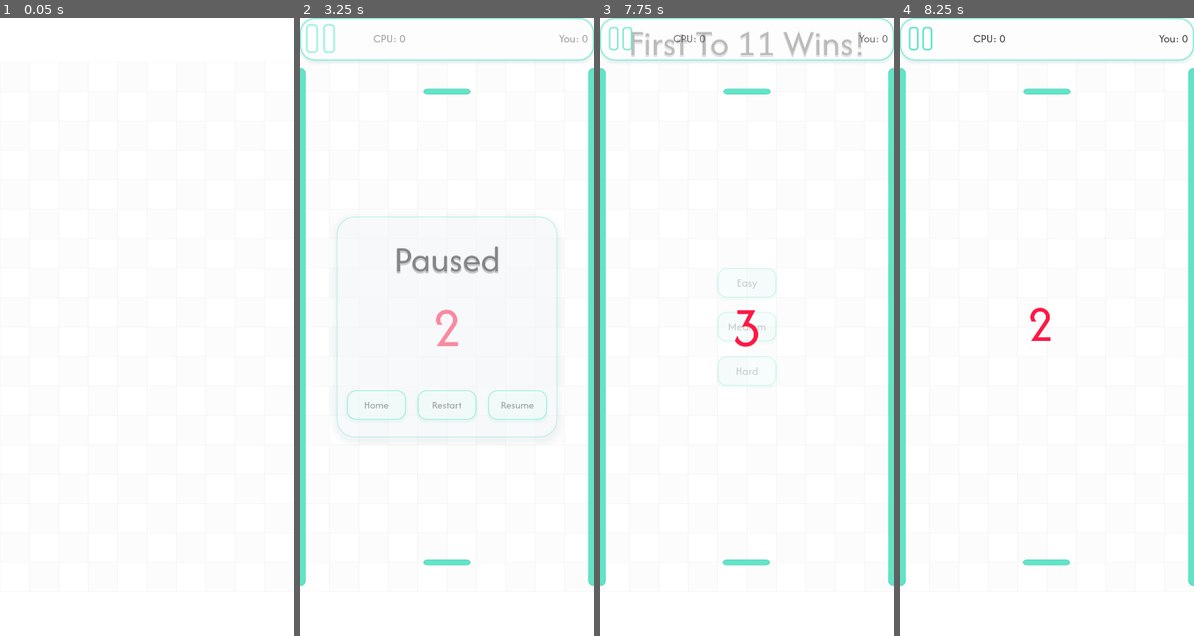
Above: before the commit, frames 1-4 (left to right).
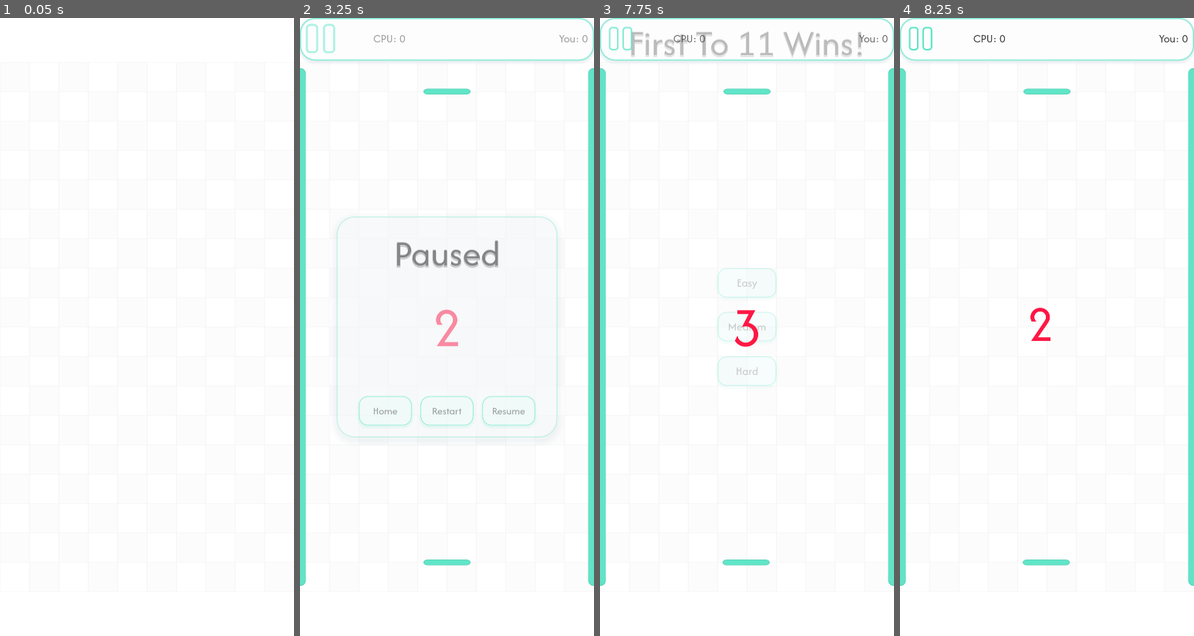
Above: after the commit, the same moments.

Repository: Muneeb1195/paddle-up
Game: Godot game, scene res://Scenes/Main_Menu_UI/main_menu_ui.tscn
Same seed, same stepped clock (60 frames per second), same inputs: the game is played once before the commit and once after it.
Inputs (mouse positions are in pixels of both pictures, inside the frame that each line leads up to):
- Up to frame 1 (0.05 s): no input
- Up to frame 2 (3.25 s): click (447, 413) at 0.5 s; click (391, 271) at 1.25 s; click "Easy" at 2 s; click (320, 36) at 2.75 s
- Up to frame 3 (7.75 s): click "Restart" at 3.5 s; click "Easy" at 4.25 s; move the mouse to (811, 296) at 5.02 s; press the mouse at (811, 296) at 5.03 s; release the mouse at (811, 296) at 5.75 s; tap Enter at 5.75 s; drag from (688, 357) to (747, 48) at 5.77 s; move the mouse to (776, 191) at 6.52 s; press the mouse at (776, 191) at 6.53 s; release the mouse at (776, 191) at 7.25 s; tap Space at 7.25 s; drag from (732, 450) to (747, 605) at 7.27 s
- Up to frame 4 (8.25 s): move the mouse to (1135, 419) at 8.02 s; press the mouse at (1135, 419) at 8.03 s

Frame 1 is identical in both runs. In frame 2, 1.6% of the frame differs, in the area x 16-84%, y 36-66%; in frame 3, less than 0.1%; in frame 4, less than 0.1%.

Commit message:
v1.7.2: physics/input hardening, UI fixes, brick save/lose fixes, CI build

Diff:
--- a/Scenes/End_Screen/end_screen.tscn
+++ b/Scenes/End_Screen/end_screen.tscn
@@ -51,7 +51,7 @@
 
 [node name="HBoxContainer" parent="Panel/MarginContainer" index="3"]
 size_flags_horizontal = 4
-theme_override_constants/separation = 180
+theme_override_constants/separation = 60
 
 [node name="HomeButton" type="Button" parent="Panel/MarginContainer/HBoxContainer" index="0"]
 custom_minimum_size = Vector2(200, 100)
--- a/Scenes/Options_Menu/options_menu.tscn
+++ b/Scenes/Options_Menu/options_menu.tscn
@@ -23,10 +23,10 @@
 anchor_top = 0.5
 anchor_right = 0.5
 anchor_bottom = 0.5
-offset_left = -192.0
-offset_top = -192.0
-offset_right = 192.0
-offset_bottom = 192.0
+offset_left = -375.0
+offset_top = -375.0
+offset_right = 375.0
+offset_bottom = 375.0
 grow_horizontal = 2
 grow_vertical = 2
 theme_override_styles/panel = ExtResource("1_hm6qb")
@@ -48,7 +48,7 @@
 [node name="HBoxContainer" type="HBoxContainer" parent="Panel/MarginContainer"]
 layout_mode = 2
 alignment = 1
-theme_override_constants/separation = 40
+theme_override_constants/separation = 30
 size_flags_vertical = 8
 
 [node name="BackButton" type="Button" parent="Panel/MarginContainer/HBoxContainer"]
--- a/Scenes/Pause_Menu/pause_menu.tscn
+++ b/Scenes/Pause_Menu/pause_menu.tscn
@@ -16,10 +16,10 @@
 script = ExtResource("2_1qmkm")
 
 [node name="MarginContainer" parent="Panel" index="0"]
-theme_override_constants/margin_left = 60
-theme_override_constants/margin_top = 60
-theme_override_constants/margin_right = 60
-theme_override_constants/margin_bottom = 60
+theme_override_constants/margin_left = 40
+theme_override_constants/margin_top = 40
+theme_override_constants/margin_right = 40
+theme_override_constants/margin_bottom = 40
 
 [node name="Label" type="Label" parent="Panel/MarginContainer" index="0"]
 layout_mode = 2
@@ -33,7 +33,7 @@
 
 [node name="Home" type="Button" parent="Panel/MarginContainer/HBoxContainer" index="0"]
 process_mode = 3
-custom_minimum_size = Vector2(200, 100)
+custom_minimum_size = Vector2(180, 100)
 layout_mode = 2
 size_flags_horizontal = 4
 size_flags_vertical = 4
@@ -47,7 +47,7 @@
 
 [node name="Restart" type="Button" parent="Panel/MarginContainer/HBoxContainer" index="1"]
 process_mode = 3
-custom_minimum_size = Vector2(200, 100)
+custom_minimum_size = Vector2(180, 100)
 layout_mode = 2
 size_flags_horizontal = 4
 size_flags_vertical = 4
@@ -60,6 +60,7 @@
 text = "Restart"
 
 [node name="BackButton" parent="Panel/MarginContainer/HBoxContainer" index="2"]
+custom_minimum_size = Vector2(180, 100)
 theme_override_font_sizes/font_size = 36
 text = "Resume"
 
--- a/Scripts/Entities/ball.gd
+++ b/Scripts/Entities/ball.gd
@@ -9,6 +9,10 @@
 	collision_info = move_and_collide(velocity * delta)
 	if collision_info:
 		Input.vibrate_handheld(5, 0.3)
+		_on_collided()
+
+func _on_collided() -> void:
+	pass
 
 func _move() -> void:
 	direction = (direction.bounce(collision_info.get_normal())).normalized()
--- a/Scripts/Entities/ball_bb_classic.gd
+++ b/Scripts/Entities/ball_bb_classic.gd
@@ -3,6 +3,10 @@
 class_name BallBbClassic
 
 signal bb_classic_next_level
+signal brick_hit(body: StaticBody2D)
+
+@export var player_ref : Player
+@export var level_ref : LevelBbClassic
 
 var level : LevelBbClassic
 var _last_collider_id : int = 0
@@ -17,19 +21,32 @@
 
 func _ready() -> void:
 	super._ready()
-	player = get_tree().get_first_node_in_group(GameConfig.GROUP_PLAYER)
-	level = get_tree().get_first_node_in_group(GameConfig.GROUP_LEVEL_BB_CLASSIC)
+	_resolve_refs()
 	original_position.y = global_position.y
 
-func _process(_delta: float) -> void:
-	_bb_classic_mode()
+func _resolve_refs() -> void:
+	if player_ref == null:
+		player_ref = get_tree().get_first_node_in_group(GameConfig.GROUP_PLAYER) as Player
+	if level_ref == null:
+		level_ref = get_tree().get_first_node_in_group(GameConfig.GROUP_LEVEL_BB_CLASSIC) as LevelBbClassic
+	player = player_ref
+	level = level_ref
+
+func _physics_process(delta: float) -> void:
+	super._physics_process(delta)
+	if is_instance_valid(player):
+		original_position.x = player.position.x
+	if collision_info == null:
+		_last_collider_id = 0
 
 func _set_direction_move(aim_direction : Vector2) -> void:
 	direction = aim_direction.normalized()
 	velocity = direction * speed
 
+func _on_collided() -> void:
+	_bb_classic_mode()
+
 func _bb_classic_mode() -> void:
-	original_position.x = player.position.x
 	if collision_info:
 		var collider : Node2D = collision_info.get_collider() as Node2D
 		if collider == null:
@@ -50,4 +67,6 @@
 	if collision_info.get_collider() is StaticBody2D:
 		var body : StaticBody2D = collision_info.get_collider()
 		if body.is_in_group(GameConfig.GROUP_BRICK):
-			level._reduce_block_hp(body)
+			brick_hit.emit(body)
+			if brick_hit.get_connections().is_empty() and level != null:
+				level._reduce_block_hp(body)
--- a/Scripts/Entities/ball_pong.gd
+++ b/Scripts/Entities/ball_pong.gd
@@ -3,6 +3,9 @@
 class_name BallPong
 
 signal pong_rally_hit
+
+@export var player_ref : Player
+@export var enemy_ref : CPU
 
 var predicted_x_position : float
 var _last_collider_id : int = 0
@@ -10,9 +13,15 @@
 func _ready() -> void:
 	super._ready()
 	original_position = global_position
+	if player_ref == null:
+		player_ref = get_tree().get_first_node_in_group(GameConfig.GROUP_PLAYER) as Player
+	if enemy_ref == null:
+		enemy_ref = get_tree().get_first_node_in_group(GameConfig.GROUP_CPU) as CPU
 
-func _process(_delta: float) -> void:
-	_pong_mode()
+func _physics_process(delta: float) -> void:
+	super._physics_process(delta)
+	if collision_info == null:
+		_last_collider_id = 0
 
 func _pong_start(serve_up : bool = false) -> void:
 	var spread : float = deg_to_rad(45.0)
@@ -25,8 +34,11 @@
 		direction.x = sign(direction.x) * sqrt(maxf(0.0, 1.0 - direction.y * direction.y))
 		direction = direction.normalized()
 	velocity = direction * speed
-	player = get_tree().get_first_node_in_group(GameConfig.GROUP_PLAYER)
+	player = player_ref if player_ref != null else get_tree().get_first_node_in_group(GameConfig.GROUP_PLAYER) as Player
 	predicted_x_position = global_position.x
+
+func _on_collided() -> void:
+	_pong_mode()
 
 func _pong_mode() -> void:
 	if collision_info:
@@ -45,7 +57,7 @@
 		_last_collider_id = 0
 
 func _trigger_cpu_reaction() -> void:
-	var enemy : CPU = get_tree().get_first_node_in_group(GameConfig.GROUP_CPU) as CPU
+	var enemy : CPU = enemy_ref if enemy_ref != null else get_tree().get_first_node_in_group(GameConfig.GROUP_CPU) as CPU
 	if enemy:
 		enemy.trigger_reaction_delay()
 
--- a/Scripts/Entities/balls_bb.gd
+++ b/Scripts/Entities/balls_bb.gd
@@ -3,8 +3,13 @@
 class_name BallsBb
 
 @onready var timer: Timer = $"../BallSpawnTimer"
-@onready var bb_mod_player: BbModPlayer = get_tree().get_first_node_in_group(GameConfig.GROUP_BB_MOD_PLAYER)
-@onready var level : LevelBbModern = get_tree().get_first_node_in_group(GameConfig.GROUP_LEVEL_BB_MODERN)
+@export var bb_mod_player_ref : BbModPlayer
+@export var level_ref : LevelBbModern
+@onready var bb_mod_player: BbModPlayer = bb_mod_player_ref if bb_mod_player_ref != null else get_tree().get_first_node_in_group(GameConfig.GROUP_BB_MOD_PLAYER) as BbModPlayer
+@onready var level : LevelBbModern = level_ref if level_ref != null else get_tree().get_first_node_in_group(GameConfig.GROUP_LEVEL_BB_MODERN) as LevelBbModern
+
+signal brick_hit(body: StaticBody2D)
+signal spawn_finished(pad_x: int)
 
 var global : Globals = Global
 @onready var audio_manager : Audio = AudioManager
@@ -69,6 +74,10 @@
 	_multimesh = mm
 
 func _physics_process(delta: float) -> void:
+	if _active_count == 0:
+		if _multimesh != null:
+			_multimesh.visible_instance_count = 0
+		return
 	var i : int = _active_count - 1
 	while i >= 0:
 		if ball_states[i] == BB_STATES.Move:
@@ -88,7 +97,9 @@
 					ball_masks[i] = 0
 					break
 				if body.is_in_group(GameConfig.GROUP_BRICK):
-					level._reduce_block_hp(body)
+					brick_hit.emit(body as StaticBody2D)
+					if brick_hit.get_connections().is_empty() and level != null:
+						level._reduce_block_hp(body)
 				ball_velocities[i] = ball_velocities[i].bounce(collision.get_normal())
 				var traveled : float = collision.get_travel().length()
 				if traveled <= 0.0:
@@ -131,7 +142,9 @@
 		i -= 1
 	_update_multimesh()
 	if move_paddle and got_pad_pos:
-		bb_mod_player._move_paddle(new_pad_x_pos)
+		spawn_finished.emit(new_pad_x_pos)
+		if spawn_finished.get_connections().is_empty() and bb_mod_player != null:
+			bb_mod_player._move_paddle(new_pad_x_pos)
 		move_paddle = false
 		got_pad_pos = false
 
@@ -157,12 +170,21 @@
 
 func _make_balls(num_of_balls: int, pos : Vector2, dir : Vector2) -> void:
 	audio_manager.ball_spawn.play()
+	_ensure_capacity(_active_count + num_of_balls)
 	_balls_to_spawn = num_of_balls
 	_spawn_pos = pos
 	_spawn_dir = dir
 	_spawn_index = 0
 	get_pad_pos = true
 	_spawn_next_ball()
+
+func _ensure_capacity(capacity: int) -> void:
+	var target : int = mini(capacity, MAX_POOL)
+	while ball_positions.size() < target:
+		ball_positions.append(Vector2.ZERO)
+		ball_velocities.append(Vector2.ZERO)
+		ball_masks.append(GameConfig.MASK_ALL)
+		ball_states.append(BB_STATES.Move)
 
 func _on_spawn_timer_timeout() -> void:
 	_spawn_next_ball()
@@ -195,6 +217,8 @@
 	return _active_count
 
 func retrieve_all_balls() -> void:
+	if bb_mod_player == null or not is_instance_valid(bb_mod_player):
+		return
 	for i : int in _active_count:
 		ball_masks[i] = 0
 		ball_states[i] = BB_STATES.Stop
--- a/Scripts/Entities/cpu.gd
+++ b/Scripts/Entities/cpu.gd
@@ -5,7 +5,8 @@
 var acceleration : float
 @export_range(1,20,1) var deceleration : float
 
-@onready var ball : BallPong = get_tree().get_first_node_in_group(GameConfig.GROUP_BALL)
+@export var ball_ref : BallPong
+@onready var ball : BallPong = ball_ref if ball_ref != null else get_tree().get_first_node_in_group(GameConfig.GROUP_BALL) as BallPong
 
 var min_speed : float = 0.0
 var y_dist : float
@@ -21,6 +22,8 @@
 
 
 func _process(delta: float) -> void:
+	if not is_instance_valid(ball):
+		return
 	_jitter_timer += delta
 	_jitter_offset = sin(_jitter_timer * 3.0) * jitter_amplitude
 
--- a/Scripts/Entities/player.gd
+++ b/Scripts/Entities/player.gd
@@ -4,6 +4,14 @@
 
 @export var wall_position : Vector2 = Vector2(100,900)
 
-func _process(delta: float) -> void:
-	if Input.is_action_pressed(&"HoldnShoot") and get_global_mouse_position().y > global_position.y - 100:
+var _dragging : bool = false
+
+func _input(event: InputEvent) -> void:
+	if event.is_action_pressed(&"HoldnShoot"):
+		_dragging = true
+	elif event.is_action_released(&"HoldnShoot"):
+		_dragging = false
+
+func _physics_process(delta: float) -> void:
+	if _dragging and get_global_mouse_position().y > global_position.y - 100:
 		global_position.x = lerpf(global_position.x,clampf(get_global_mouse_position().x,wall_position.x,wall_position.y),10 * delta)
--- a/Scripts/Entities/table.gd
+++ b/Scripts/Entities/table.gd
@@ -3,12 +3,20 @@
 class_name PongTable
 
 @onready var wall: TileMapLayer = $Wall
-@onready var level_pong : LevelPong = get_tree().get_first_node_in_group(GameConfig.GROUP_LEVEL_PONG)
+@export var level_ref : LevelPong
+@onready var level_pong : LevelPong = level_ref if level_ref != null else get_tree().get_first_node_in_group(GameConfig.GROUP_LEVEL_PONG) as LevelPong
+
+signal player_point
+signal enemy_point
 
 
 func _on_player_point_body_entered(_body: Ball) -> void:
-	level_pong._increase_player_point()
+	player_point.emit()
+	if player_point.get_connections().is_empty() and level_pong != null:
+		level_pong._increase_player_point()
 
 
 func _on_enemy_point_body_entered(_body: Ball) -> void:
-	level_pong._increase_cpu_point()
+	enemy_point.emit()
+	if enemy_point.get_connections().is_empty() and level_pong != null:
+		level_pong._increase_cpu_point()
--- a/Scripts/Levels/level_bb.gd
+++ b/Scripts/Levels/level_bb.gd
@@ -58,16 +58,30 @@
 	block_y_pos_array.sort()
 	_rebuild_index_map()
 
+func _lowest_brick_y() -> float:
+	var lowest : float = -INF
+	for brick : StaticBody2D in block_array:
+		if is_instance_valid(brick):
+			lowest = maxf(lowest, brick.position.y)
+	return lowest
+
+func _snap_bricks_to_grid() -> void:
+	var origin_x : float = GameConfig.BLOCK_START_POS.x
+	var grid : float = float(GameConfig.GRID_SIZE)
+	for brick : StaticBody2D in block_array:
+		if is_instance_valid(brick):
+			brick.position = Vector2(
+				origin_x + roundf((brick.position.x - origin_x) / grid) * grid,
+				roundf(brick.position.y / grid) * grid
+			)
+	_sort_blocks()
+
 func _create_block_row() -> void:
 	for coloums : int in GameConfig.MAX_COLUMNS:
 		var type : int = randi() % 4
 		if not type == 3:
 			var new_block : StaticBody2D = block_type[type].instantiate()
 			new_block.position = new_block_pos
-			block_hp_array.push_back(block_hp)
-			block_array.push_back(new_block)
-			block_index_map[new_block.get_instance_id()] = block_array.size() - 1
-			blocks_node.add_child(new_block)
 			var sprite : Sprite2D = new_block.get_child(0)
 			var label : Label = new_block.get_child(1)
 			sprite.modulate = global._choose_color()
@@ -85,6 +99,10 @@
 						label.vertical_alignment = VERTICAL_ALIGNMENT_TOP
 					270.0:
 						label.horizontal_alignment = HORIZONTAL_ALIGNMENT_CENTER
+			block_hp_array.push_back(block_hp)
+			block_array.push_back(new_block)
+			block_index_map[new_block.get_instance_id()] = block_array.size() - 1
+			blocks_node.add_child(new_block)
 		new_block_pos.x += GameConfig.GRID_SIZE
 
 func _move_old_blocks() -> Tween:
@@ -99,9 +117,8 @@
 		var target_y : float = brick.position.y
 		brick.position.y -= GameConfig.GRID_SIZE
 		brick.modulate.a = 0.0
-		var spawn_tween : Tween = create_tween().set_parallel(true)
-		spawn_tween.tween_property(brick, "position:y", target_y, 0.15)
-		spawn_tween.tween_property(brick, "modulate:a", 1.0, 0.15)
+		tween.tween_property(brick, "position:y", target_y, 0.15)
+		tween.tween_property(brick, "modulate:a", 1.0, 0.15)
 	return tween
 
 func _add_new_block_row() -> void:
@@ -122,10 +139,9 @@
 		block_array.remove_at(array_pos)
 		block_hp_array.remove_at(array_pos)
 		block_index_map.erase(block.get_instance_id())
+		_sort_blocks()
 		_shake_blocks()
 		_play_break_effect.call_deferred(block)
-		for idx : int in range(array_pos, block_array.size()):
-			block_index_map[block_array[idx].get_instance_id()] = idx
 
 func _play_break_effect(block : StaticBody2D) -> void:
 	block.collision_layer = 0
@@ -174,10 +190,6 @@
 	for brick_data : Dictionary in data:
 		var block_scene : PackedScene = load(brick_data["filename"])
 		var block : StaticBody2D = block_scene.instantiate()
-		block_array.push_back(block)
-		block_hp_array.push_back(brick_data["hp"])
-		block_y_pos_array.push_back(brick_data["pos_y"])
-		blocks_node.add_child(block)
 		var sprite : Sprite2D = block.get_child(0)
 		var label : Label = block.get_child(1)
 		block.position = Vector2(brick_data["pos_x"], brick_data["pos_y"])
@@ -197,4 +209,9 @@
 				270.0:
 					label.horizontal_alignment = HORIZONTAL_ALIGNMENT_CENTER
 		sprite.modulate = global._choose_color()
-	_sort_blocks()
+		block_array.push_back(block)
+		block_hp_array.push_back(brick_data["hp"])
+		block_y_pos_array.push_back(brick_data["pos_y"])
+		blocks_node.add_child(block)
+	_sort_blocks()
+	_snap_bricks_to_grid()
--- a/Scripts/Levels/level_bb_classic.gd
+++ b/Scripts/Levels/level_bb_classic.gd
@@ -7,6 +7,7 @@
 @onready var ball: BallBbClassic = $Ball
 @onready var bb_classic_in_game_ui: BBClassicInGameUi = $BBClassicInGameUI
 
+var _level_transitioning : bool = false
 var _level : int = 1
 var level : int :
 	get :
@@ -33,6 +34,7 @@
 			ball.queue_free()
 
 func _ready() -> void:
+	ball.brick_hit.connect(_reduce_block_hp)
 	if save_manager.bb_clas_dict:
 		_load()
 	else:
@@ -57,22 +59,25 @@
 	ball._set_direction_move(trajectory_line.get_forward_direction())
 	ball_launched = true
 	trajectory_line.hide()
-	player.set_process(true)
+	player.set_physics_process(true)
+	player.set_process_input(true)
 
 func _limit_shooting_angle() -> void:
 	if trajectory_line.is_aim_valid() and not trajectory_line.visible:
 		trajectory_line.show()
-		player.set_process(false)
+		player.set_physics_process(false)
+		player.set_process_input(false)
 	elif not trajectory_line.is_aim_valid() and trajectory_line.visible:
 		trajectory_line.hide()
-		player.set_process(true)
+		player.set_physics_process(true)
+		player.set_process_input(true)
 
 func _reset() -> void:
 	if lives > 0:
 		await get_tree().create_timer(1.0).timeout
 		if not is_instance_valid(ball):
 			return
-		ball.set_process(true)
+		ball.set_physics_process(true)
 		ball_launched = false
 		ball.show()
 
@@ -102,15 +107,21 @@
 	player.position.x = stats_dict["paddle_pos_x"]
 
 func _on_ball_bb_classic_next_level() -> void:
+	if _level_transitioning:
+		return
+	_level_transitioning = true
 	level += GameConfig.SCORE_INCREMENT
-	if not block_y_pos_array.is_empty() and block_y_pos_array.back() >= GameConfig.LOSE_ROW_Y - GameConfig.GRID_SIZE:
+	if _lowest_brick_y() >= GameConfig.LOSE_ROW_Y - GameConfig.GRID_SIZE:
+		_level_transitioning = false
 		bb_classic_in_game_ui._on_lose()
 		return
-	var tween : Tween = _move_old_blocks()
+	_move_old_blocks()
+	await get_tree().create_timer(0.2).timeout
+	_snap_bricks_to_grid()
 	if level % 10 == 0:
 			lives += 1
-			await tween.finished
 			_save()
+	_level_transitioning = false
 
 func _on_floor_body_entered(body: Node2D) -> void:
 	if body is Ball:
@@ -118,7 +129,7 @@
 		if not is_instance_valid(ball):
 			return
 		ball.hide()
-		ball.set_process(false)
+		ball.set_physics_process(false)
 		ball.velocity = Vector2.ZERO
 		ball.global_position = ball.original_position
 		_reset()
--- a/Scripts/Levels/level_bb_modern.gd
+++ b/Scripts/Levels/level_bb_modern.gd
@@ -34,6 +34,8 @@
 var _last_displayed_second : int = -1
 
 func _ready() -> void:
+	balls.brick_hit.connect(_reduce_block_hp)
+	balls.spawn_finished.connect(_on_balls_spawn_finished)
 	if save_manager.bb_mod_dict.has("bb_mod_stats") and save_manager.bb_mod_dict.has("bb_mod_bricks"):
 		_load()
 	else:
@@ -85,17 +87,18 @@
 			bb_modern_in_game_ui.retrieve_balls.scale = Vector2.ONE
 	if level_timer.time_left:
 		level_timer.stop()
-	if not block_y_pos_array.is_empty() and block_y_pos_array.back() >= GameConfig.LOSE_ROW_Y - GameConfig.GRID_SIZE:
+	if _lowest_brick_y() >= GameConfig.LOSE_ROW_Y - GameConfig.GRID_SIZE:
 		bb_modern_in_game_ui._on_lose()
 		save_manager.bb_mod_dict.clear()
 		save_manager.save_dict(SaveManager.GameKind.BB_MODERN, save_manager.bb_mod_dict)
 		_level_transitioning = false
 		return
-	var tween : Tween = _move_old_blocks()
+	_move_old_blocks()
 	level += GameConfig.SCORE_INCREMENT
 	num_of_balls += GameConfig.SCORE_INCREMENT
+	await get_tree().create_timer(0.2).timeout
+	_snap_bricks_to_grid()
 	if level % 10 == 0:
-		await tween.finished
 		_save()
 	_level_transitioning = false
 
@@ -125,6 +128,9 @@
 	bb_mod_player._move_paddle(stats_dict["paddle_pos_x"])
 
 
+func _on_balls_spawn_finished(pad_x: int) -> void:
+	bb_mod_player._move_paddle(pad_x)
+
 func _on_level_timer_timeout() -> void:
 	balls.set_speed_multiplier(1.25)
 	bb_modern_in_game_ui.retrieve_balls.disabled = false
--- a/Scripts/Levels/level_pong.gd
+++ b/Scripts/Levels/level_pong.gd
@@ -44,6 +44,8 @@
 	pong_in_game_ui.difficulty_menu.medium.pressed.connect(_on_medium_pressed)
 	pong_in_game_ui.difficulty_menu.hard.pressed.connect(_on_hard_pressed)
 	ball.pong_rally_hit.connect(_on_rally_hit)
+	pong_table.player_point.connect(_increase_player_point)
+	pong_table.enemy_point.connect(_increase_cpu_point)
 
 func _on_easy_pressed() -> void:
 	difficulty = DIFFICULTY.Easy
@@ -83,7 +85,7 @@
 func _start_countdown() -> void:
 	_countdown_active = true
 	ball.hide()
-	ball.set_process(false)
+	ball.set_physics_process(false)
 	ball.velocity = Vector2.ZERO
 	ball.global_position = ball.original_position
 	enemy.configure(int(difficulty), _rally_count)
@@ -98,7 +100,7 @@
 	_countdown_active = false
 
 	ball.show()
-	ball.set_process(true)
+	ball.set_physics_process(true)
 	ball.speed = ball_starting_speed
 	await get_tree().create_timer(GameConfig.SERVE_DELAY, false).timeout
 	ball._pong_start(randf() < 0.5)
@@ -118,7 +120,7 @@
 
 func _move_ball_back() -> void:
 	ball.hide()
-	ball.set_process(false)
+	ball.set_physics_process(false)
 	ball.velocity = Vector2.ZERO
 	ball.global_position = ball.original_position
 	_start_countdown()
--- a/Scripts/UI/bb_classic_in_game_ui.gd
+++ b/Scripts/UI/bb_classic_in_game_ui.gd
@@ -5,7 +5,8 @@
 @onready var score: Label = $MarginContainer/VBox/Score
 @onready var lives: Label = $MarginContainer/VBox/HBoxContainer/Lives
 @onready var ball_icon: TextureRect = $MarginContainer/VBox/HBoxContainer/BallIcon
-@onready var level_bb_classic : LevelBbClassic = get_tree().get_first_node_in_group(GameConfig.GROUP_LEVEL_BB_CLASSIC)
+@export var level_ref : LevelBbClassic
+@onready var level_bb_classic : LevelBbClassic = level_ref if level_ref != null else get_tree().get_first_node_in_group(GameConfig.GROUP_LEVEL_BB_CLASSIC) as LevelBbClassic
 @onready var line_edit: LineEdit = $LineEdit
 
 func _ready() -> void:
--- a/Scripts/UI/bb_modern_in_game_ui.gd
+++ b/Scripts/UI/bb_modern_in_game_ui.gd
@@ -4,7 +4,8 @@
 
 @onready var level: Label = $MarginContainer/VBox/Level
 @onready var time: Label = $MarginContainer/VBox/Time
-@onready var level_bb_modern : LevelBbModern = get_tree().get_first_node_in_group(GameConfig.GROUP_LEVEL_BB_MODERN)
+@export var level_ref : LevelBbModern
+@onready var level_bb_modern : LevelBbModern = level_ref if level_ref != null else get_tree().get_first_node_in_group(GameConfig.GROUP_LEVEL_BB_MODERN) as LevelBbModern
 @onready var line_edit: LineEdit = $LineEdit
 @onready var retrieve_balls: Button = $MarginContainer/RetrieveBalls
 
--- a/Scripts/UI/high_score.gd
+++ b/Scripts/UI/high_score.gd
@@ -13,6 +13,7 @@
 
 func _ready() -> void:
 	_shared_settings.font_size = 40
+	_shared_settings.font_color = Color(0.227451, 0.227451, 0.227451, 1)
 	pong.mouse_entered.connect(ButtonTweenHelper.hover_enter.bind(pong))
 	pong.mouse_exited.connect(ButtonTweenHelper.hover_exit.bind(pong))
 	brick_breaker.mouse_entered.connect(ButtonTweenHelper.hover_enter.bind(brick_breaker))
--- a/Scripts/UI/in_game_ui.gd
+++ b/Scripts/UI/in_game_ui.gd
@@ -18,6 +18,7 @@
 
 func _display_lose_screen() -> void:
 	var end_screen : EndScreen = end_screen_scene.instantiate()
+	end_screen.modulate.a = 0.0
 	end_screen.hide()
 	add_child(end_screen)
 	_tween_menu(end_screen,margin_container)
@@ -27,9 +28,10 @@
 func _on_pause_pressed() -> void:
 	if not find_child("LoseScreen",true,false) and not find_child("PauseMenu",true,false):
 		var pause_menu : PauseMenu = pause_menu_scene.instantiate()
+		pause_menu.modulate.a = 0.0
 		pause_menu.hide()
+		add_child(pause_menu)
 		_tween_menu(pause_menu,margin_container)
-		add_child(pause_menu)
 		pause_menu.resume.pressed.connect(_resume_game)
 		pause_menu.resume.pressed.connect(_tween_menu.bind(margin_container,pause_menu))
 		pause_menu.resume.pressed.connect(pause_menu.queue_free)
--- a/Scripts/UI/pong_in_game_ui.gd
+++ b/Scripts/UI/pong_in_game_ui.gd
@@ -4,8 +4,10 @@
 
 @onready var cpu_points: Label = $MarginContainer/VBox/CpuPoints
 @onready var player_points: Label = $MarginContainer/VBox/PlayerPoints
-@onready var player: Player = get_tree().get_first_node_in_group(GameConfig.GROUP_PLAYER)
-@onready var level_pong : LevelPong = get_tree().get_first_node_in_group(GameConfig.GROUP_LEVEL_PONG)
+@export var player_ref : Player
+@export var level_ref : LevelPong
+@onready var player: Player = player_ref if player_ref != null else get_tree().get_first_node_in_group(GameConfig.GROUP_PLAYER) as Player
+@onready var level_pong : LevelPong = level_ref if level_ref != null else get_tree().get_first_node_in_group(GameConfig.GROUP_LEVEL_PONG) as LevelPong
 @onready var difficulty_menu: DifficultyMenu = $DifficultyMenu
 @onready var rally_label: Label = $MarginContainer/VBox/RallyLabel
 @onready var speed_label: Label = $MarginContainer/VBox/SpeedLabel
@@ -87,6 +89,7 @@
 	end_screen.game_kind = SaveManager.GameKind.PONG
 	end_screen.score = level_pong.player_points - level_pong.cpu_points
 	end_screen.name_suffix = " Won By"
+	end_screen.modulate.a = 0.0
 	end_screen.hide()
 	add_child(end_screen)
 	_tween_menu(end_screen,margin_container)
--- a/project.godot
+++ b/project.godot
@@ -15,7 +15,7 @@
 [application]
 
 config/name="Paddle Up"
-config/version="1.7.1"
+config/version="1.7.2"
 run/main_scene="res://Scenes/Main_Menu_UI/main_menu_ui.tscn"
 config/quit_on_go_back=false
 config/features=PackedStringArray("4.7", "GL Compatibility")
@@ -31,7 +31,6 @@
 Global="*res://Globals/Global.tscn"
 AudioManager="*res://Globals/AudioManager.tscn"
 SaveManager="*res://Globals/save_manager.gd"
-McpRuntimeAutoload="*res://addons/godot_mcp/mcp_runtime_autoload.gd"
 
 [debug]
 
@@ -49,7 +48,7 @@
 
 [editor_plugins]
 
-enabled=PackedStringArray("res://addons/godot_mcp/plugin.cfg")
+enabled=PackedStringArray()
 
 [gui]
 
Not shown, changed: export_presets.cfg
Not shown, added: .github/workflows/build.yml
